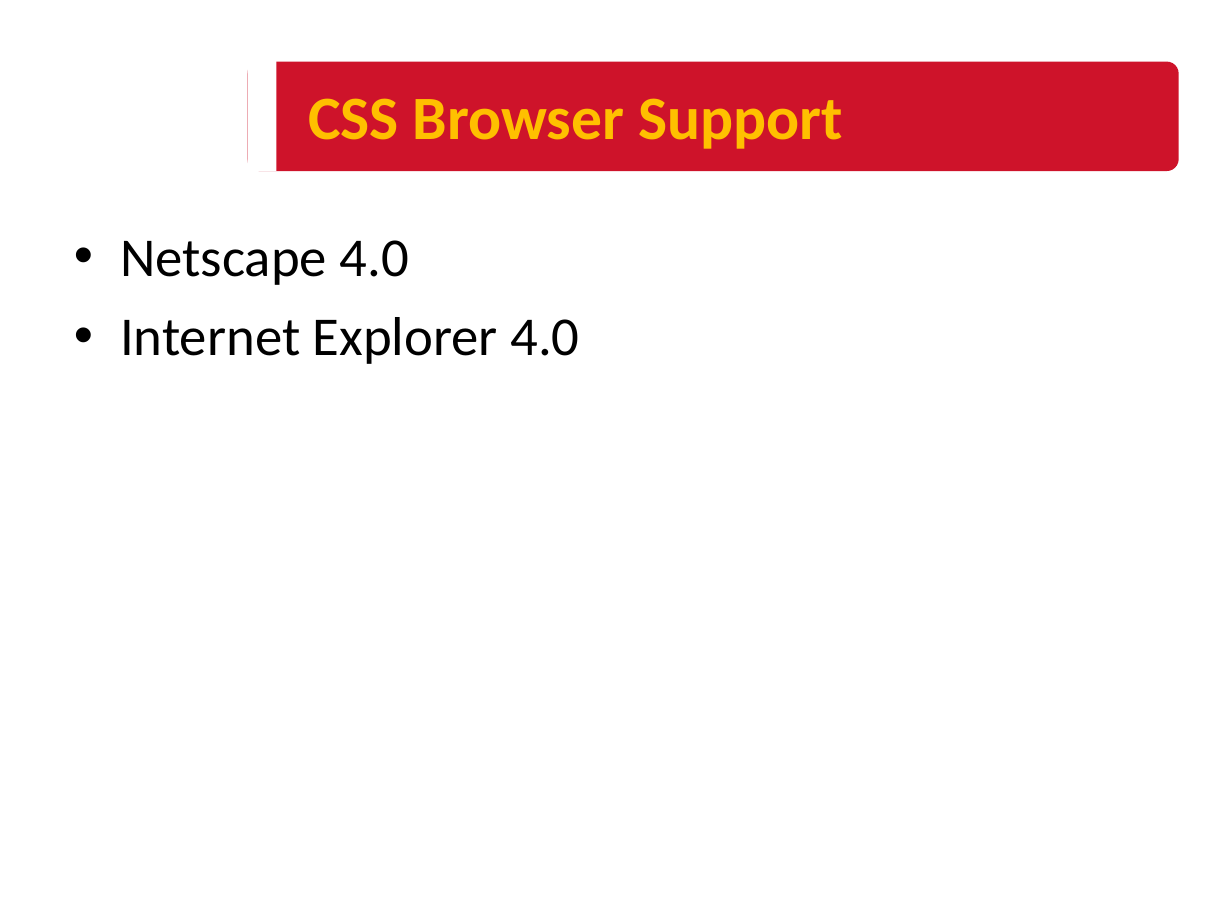
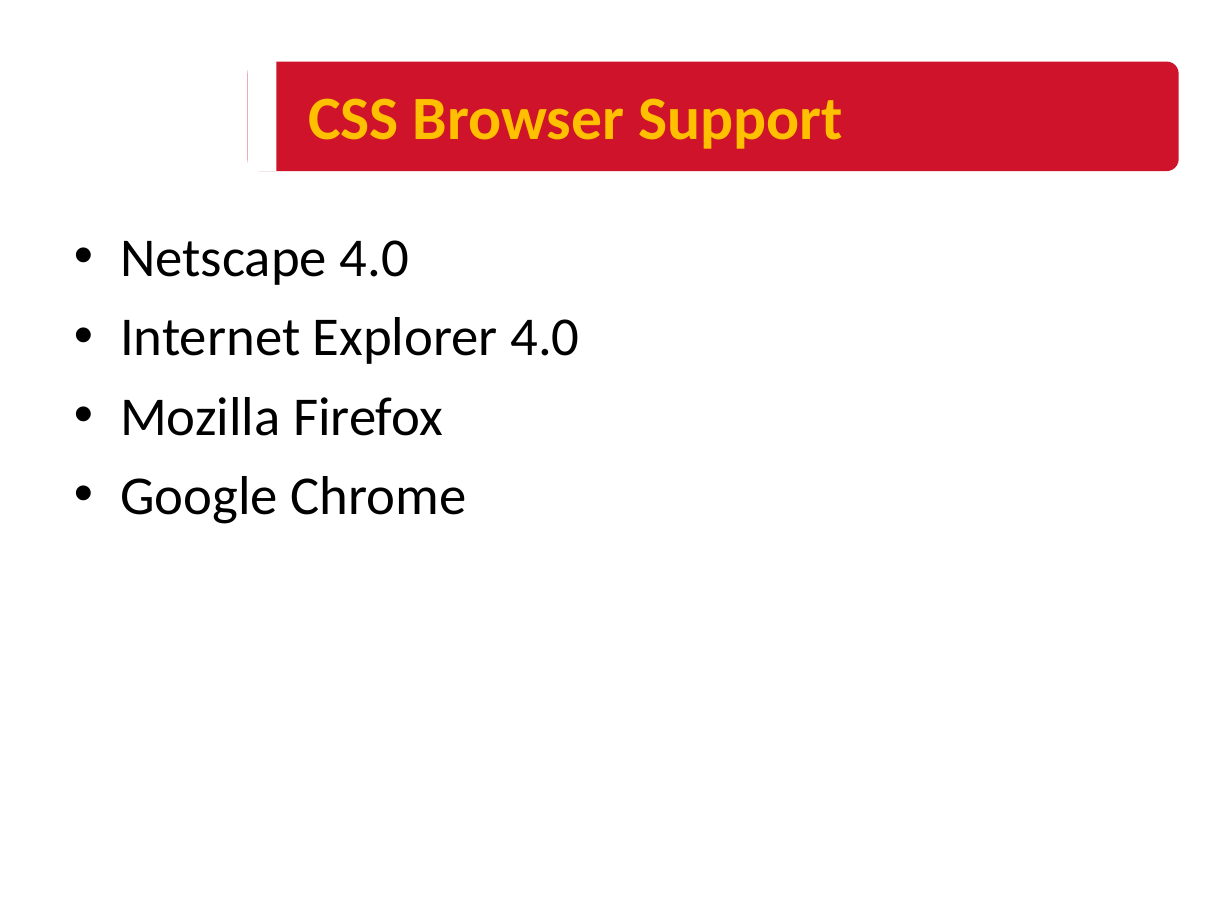
Before and after one commit to HUANGXUANKUN/Personal-Blog, a slide deck: slide 3 of NUS WPA - Copy/Lesson3/lesson3 Slide.ppt. Drawn at 1232x924 pixels with LibreOffice and Linux fonts; fonts in the diff are those of the drawing; background and template pictures are left out. Boxes give left, top, right and bottom in pixels: in the first picture for what was removed or moved away, otherwise in the second. Text is boxed around its words. In the diff, an @@ line names an element or a change of style, - is before the commit and + after.

```diff
--- a/NUS WPA - Copy/Lesson3/lesson3 Slide.ppt
+++ b/NUS WPA - Copy/Lesson3/lesson3 Slide.ppt
@@ text at (x1=120, y1=397, x2=466, y2=524): paragraphs added @@
+• Mozilla Firefox
+• Google Chrome
```
Also in this commit, not shown: 6 other slides changed, 5 slides added, 10 other files.
